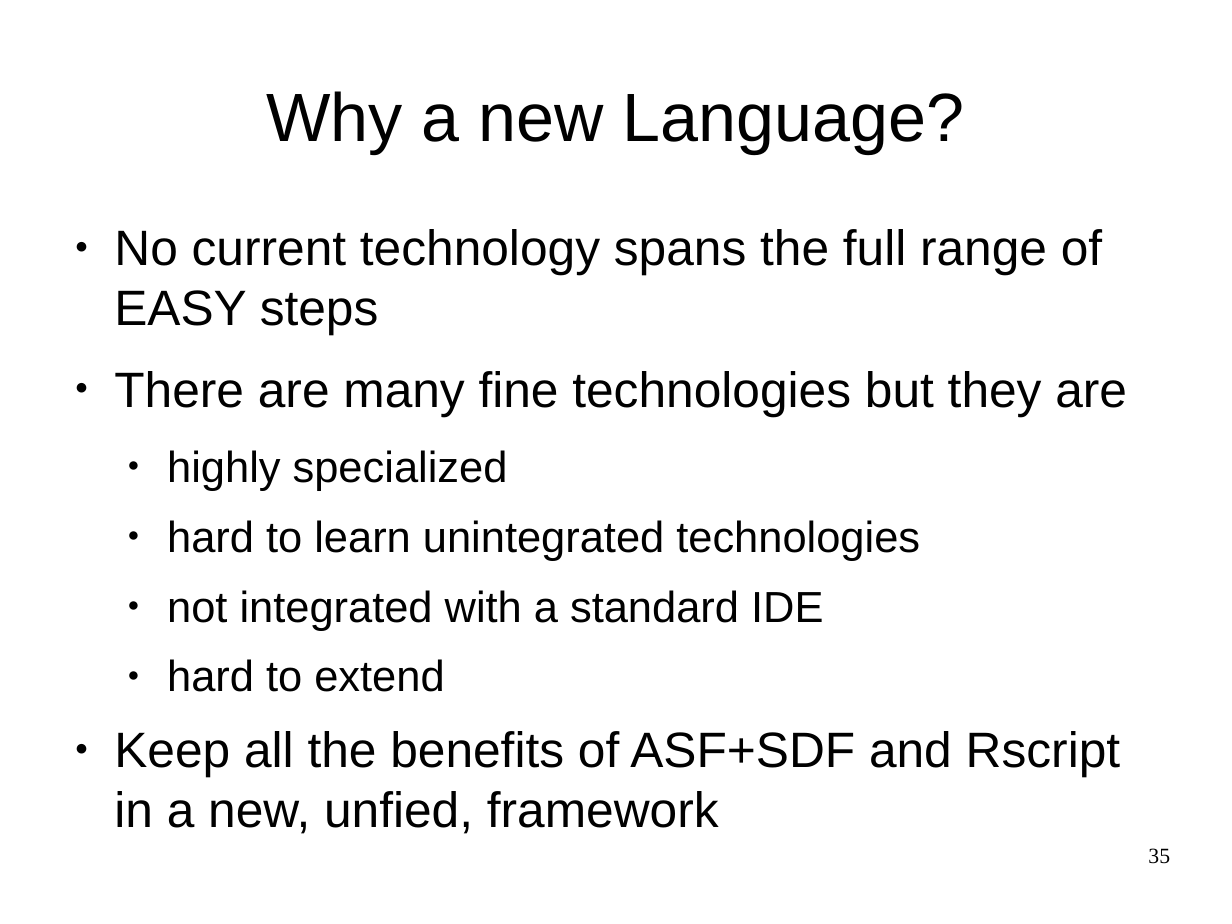
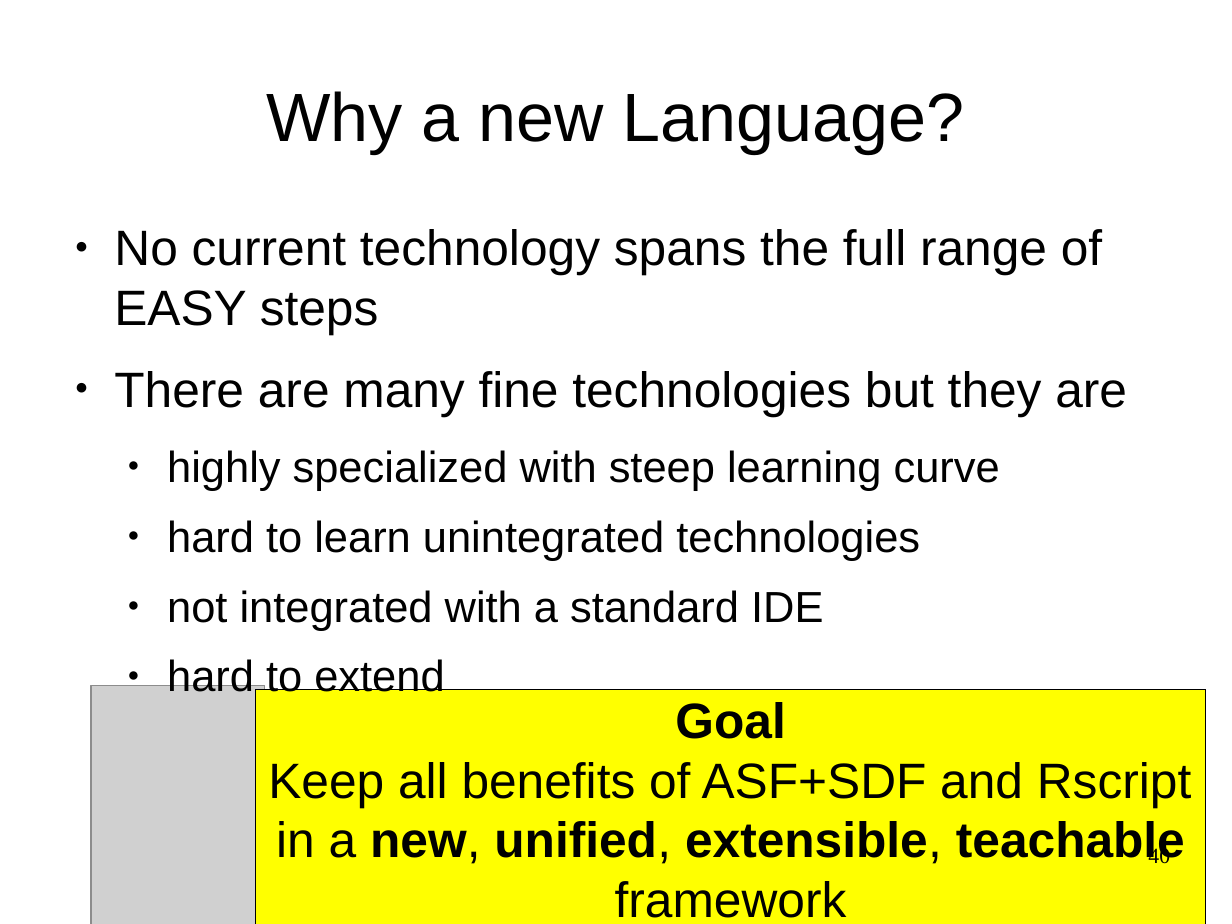
Before and after one commit to cwi-swat/meta-environment, a slide deck: slide 40 of meta-doc/analysis/rascal-slides/rascal-slides.odp (slide 35 before the commit). Drawn at 1232x924 pixels with LibreOffice and Linux fonts; fonts in the diff are those of the drawing; grey boxes stand for pictures; background and template pictures are left out. Boxes give left, top, right and bottom in pixels: in the first picture for what was removed or moved away, otherwise in the second. Text is boxed around its words. In the diff, an @@ line names an element or a change of style, - is before the commit and + after.

```diff
--- a/meta-doc/analysis/rascal-slides/rascal-slides.odp
+++ b/meta-doc/analysis/rascal-slides/rascal-slides.odp
@@ text at bbox=[167, 450, 1000, 491]: text changed @@
-  ● highly specialized
+  ● highly specialized with steep learning curve
@@ picture added at bbox=[91, 685, 265, 924] @@
@@ rectangle added at bbox=[256, 690, 1206, 924], fill #FFFF00, outline #000000 0 pt, 32 pt, text #000000 @@
+Goal
+Keep all benefits of ASF+SDF and Rscript
+in a new, unified, extensible, teachable
+framework
@@ text at bbox=[114, 731, 1121, 834]: paragraph removed @@
-● Keep all the benefits of ASF+SDF and Rscript in a new, unfied, framework
@@ page number at bbox=[1148, 846, 1170, 868]: text changed @@
-35
+40
```
Also in this commit, not shown: 12 other slides changed, 8 slides added, 1 other file.
